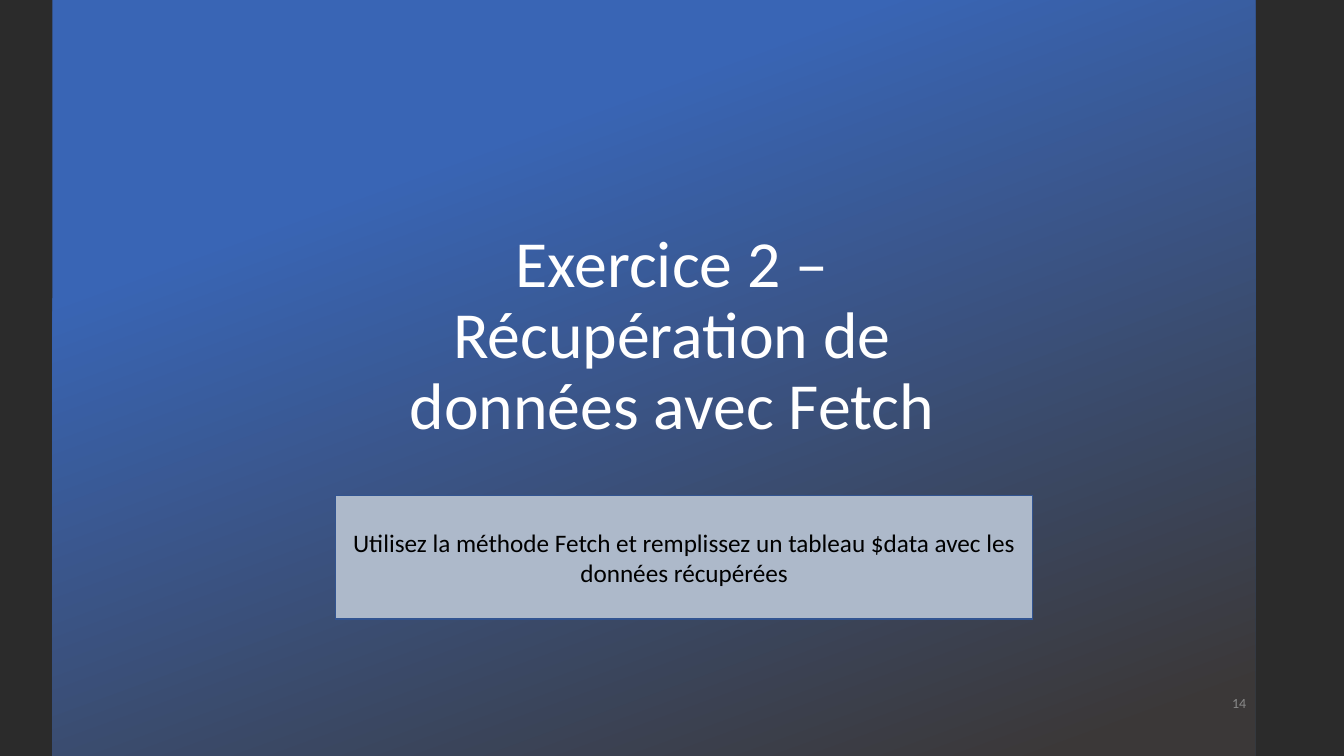
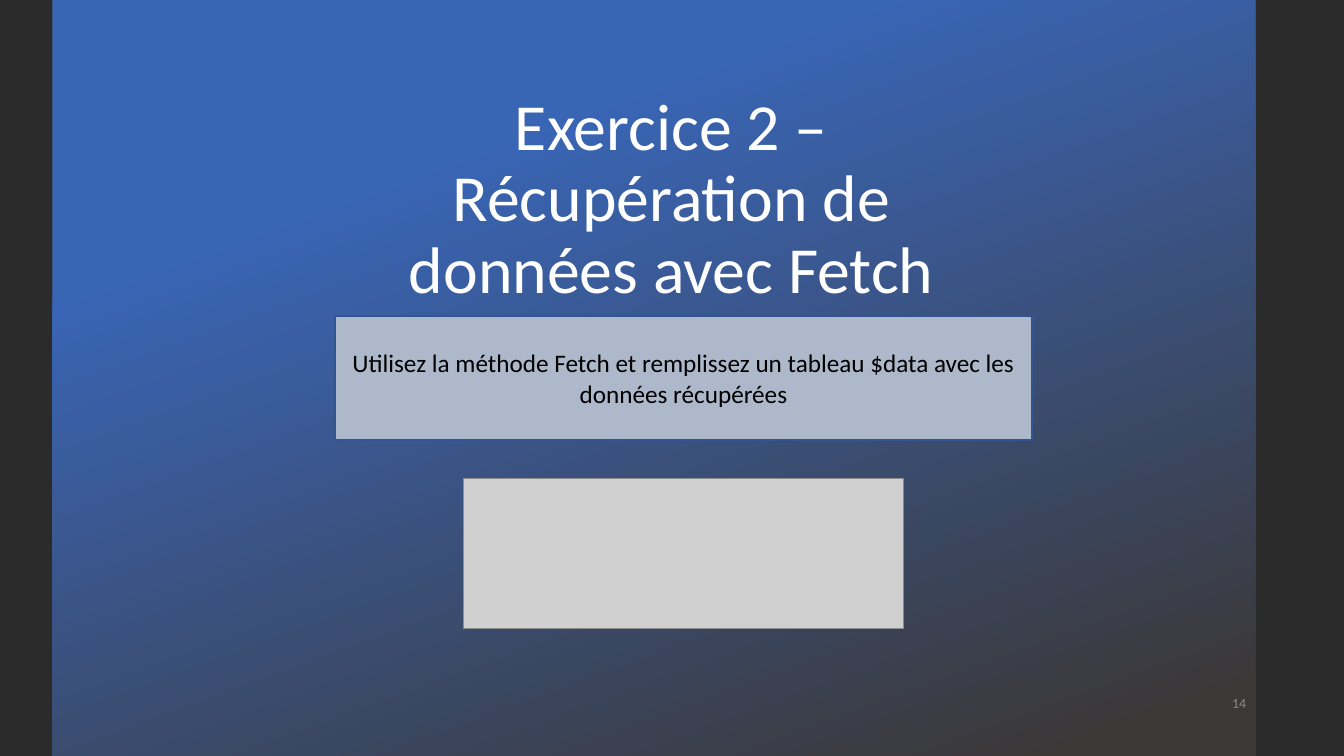
Before and after one commit to DylanMielot/FormationFormateur, a slide deck: slide 14 of Formation de formateur.pptx. Drawn at 1344x756 pixels with LibreOffice and Linux fonts; fonts in the diff are those of the drawing; grey boxes stand for pictures; background and template pictures are left out; a plain dark background stands for a picture behind light text. Boxes give left, top, right and bottom in pixels: in the first picture for what was removed or moved away, otherwise in the second. Text is boxed around its words. In the diff, an @@ line names an element or a change of style, - is before the commit and + after.

```diff
--- a/Formation de formateur.pptx
+++ b/Formation de formateur.pptx
@@ title "Exercice 2 – Récupération de ..." moved from (x1=410, y1=241, x2=934, y2=430) to (x1=409, y1=104, x2=933, y2=294) @@
@@ rectangle "Utilisez la méthode Fetch et ..." moved from (x1=336, y1=495, x2=1032, y2=619) to (x1=335, y1=317, x2=1031, y2=441) @@
@@ picture added at (x1=464, y1=478, x2=904, y2=628) @@
```
Also in this commit, not shown: 6 other slides changed.
